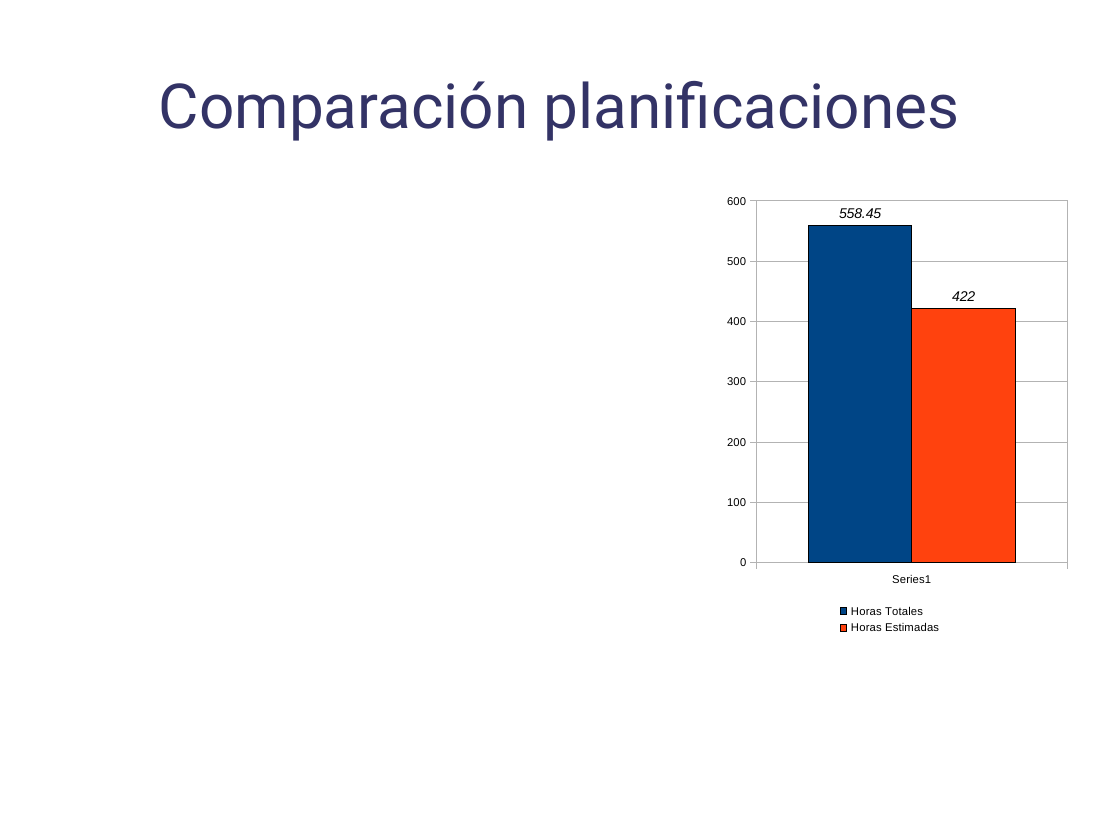
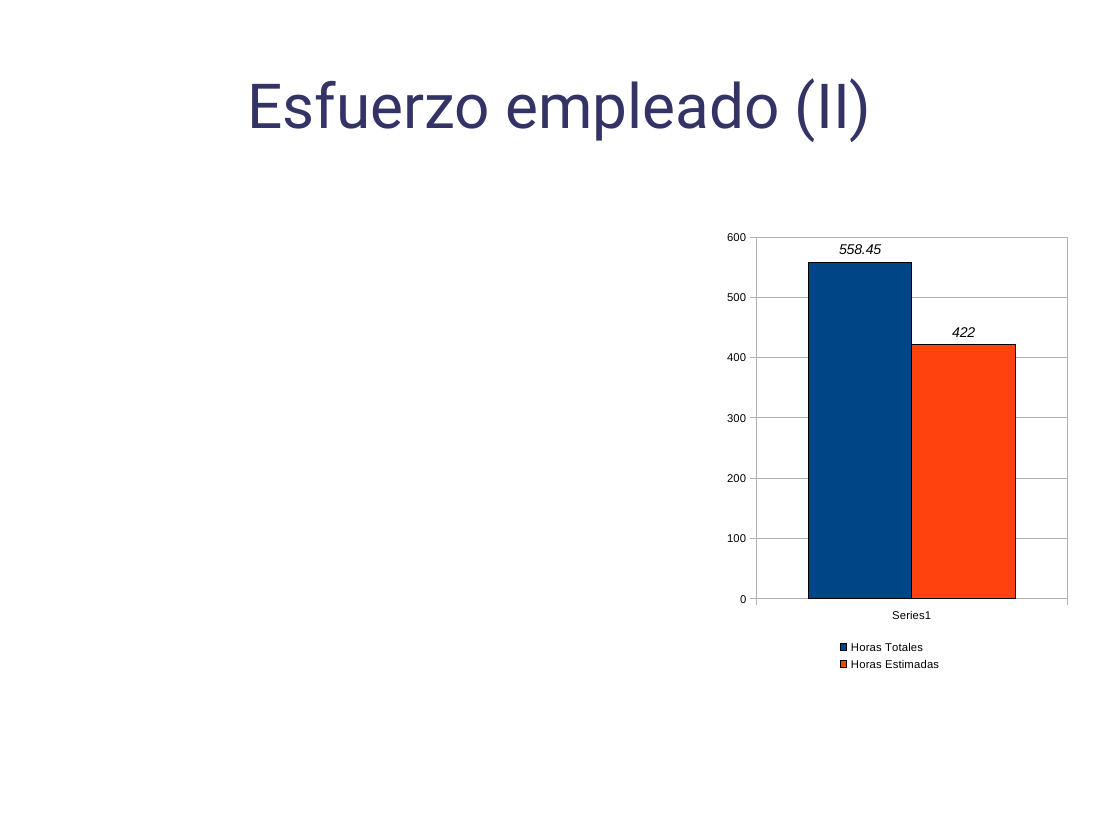
Before and after one commit to danoco78/touchteam, a slide deck: slide 3 of 3_iteracion/Planificacion/Presentacion Final.odp (slide 2 before the commit). Drawn at 1120x840 pixels with LibreOffice and Linux fonts; fonts in the diff are those of the drawing; background and template pictures are left out. Boxes give left, top, right and bottom in pixels: in the first picture for what was removed or moved away, otherwise in the second. Text is boxed around its words. In the diff, an @@ line names an element or a change of style, - is before the commit and + after.

```diff
--- a/3_iteracion/Planificacion/Presentacion Final.odp
+++ b/3_iteracion/Planificacion/Presentacion Final.odp
@@ title at <box>247,78,872,142</box>: text changed @@
-Comparación planificaciones
+Esfuerzo empleado (II)
@@ column chart: place and size @@
-column chart at <box>721,184,1080,721</box>
+column chart at <box>721,221,1080,757</box>
```
Also in this commit, not shown: 3 other slides changed.
